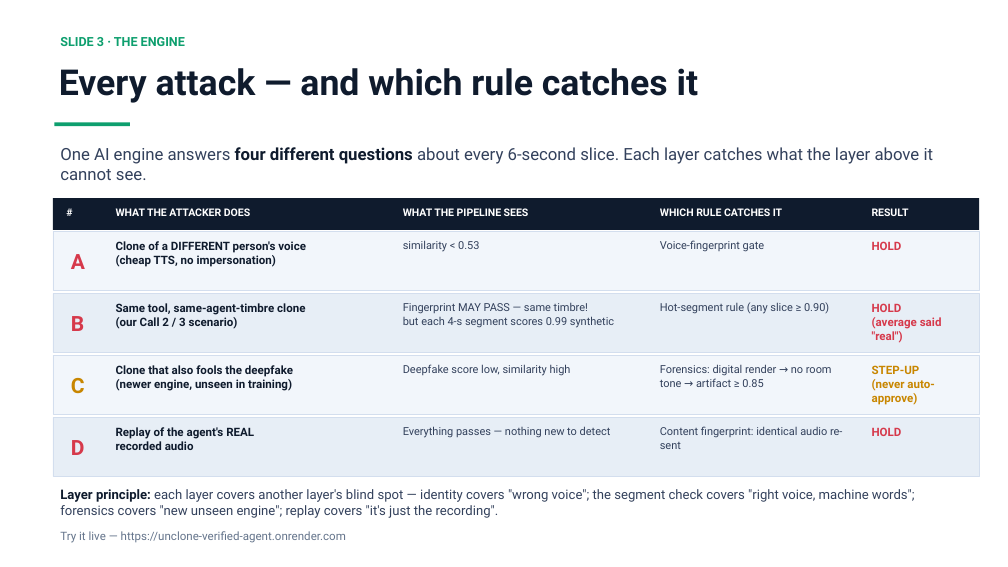
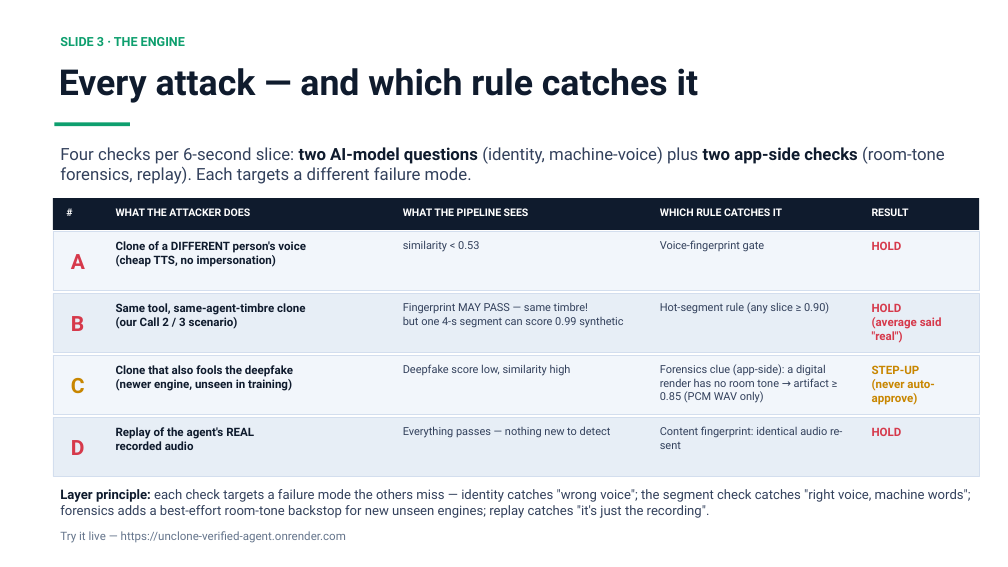
Before and after one commit to Lion4467cat/verified-agent-badge, a slide deck: slide 3 of UNCLONE-day2-deck.pptx. Drawn at 1008x567 pixels with LibreOffice and Linux fonts; fonts in the diff are those of the drawing. Boxes give left, top, right and bottom in pixels: in the first picture for what was removed or moved away, otherwise in the second. Text is boxed around its words. In the diff, an @@ line names an element or a change of style, - is before the commit and + after.

```diff
--- a/UNCLONE-day2-deck.pptx
+++ b/UNCLONE-day2-deck.pptx
@@ text at <box>60,147,945,184</box>: text changed @@
-One AI engine answers four different questions about every 6-second slice. Each layer catches what the layer above it cannot see.
+Four checks per 6-second slice: two AI-model questions (identity, machine-voice) plus two app-side checks (room-tone forensics, replay). Each targets a different failure mode.
@@ text at <box>403,317,623,328</box>: text changed @@
-but each 4-s segment scores 0.99 synthetic
+but one 4-s segment can score 0.99 synthetic
@@ text at <box>660,364,829,403</box>: text changed @@
-Forensics: digital render → no room tone → artifact ≥ 0.85
+Forensics clue (app-side): a digital render has no room tone → artifact ≥ 0.85 (PCM WAV only)
@@ text at <box>60,489,971,518</box>: text changed @@
-Layer principle: each layer covers another layer's blind spot — identity covers "wrong voice"; the segment check covers "right voice, machine words"; forensics covers "new unseen engine"; replay covers "it's just the recording".
+Layer principle: each check targets a failure mode the others miss — identity catches "wrong voice"; the segment check catches "right voice, machine words"; forensics adds a best-effort room-tone backstop for new unseen engines; replay catches "it's just the recording".
```
